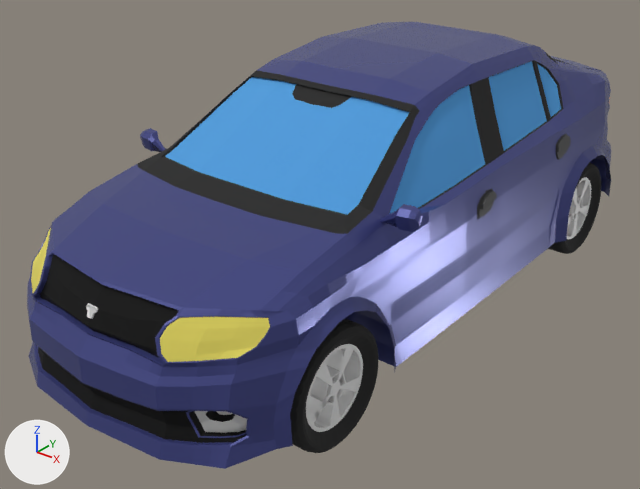
One commit to the glTF model auto/Logan2_2017.glb: the scene before it, then after it.
Both versions are drawn from a camera (50 mm lens) standing at (3.86, -2.54, 3.62) and looking at (-0.2, 2.53, 0.48). Every picture has the same lights, and +X, +Y and +Z are marked at lower left. The first picture is the older version. Where no turn or scale is listed for an object, it has been applied to the vertices.

In view in the first picture: 'Body', 'Front Left Wheel', 'Rear Left Wheel'.
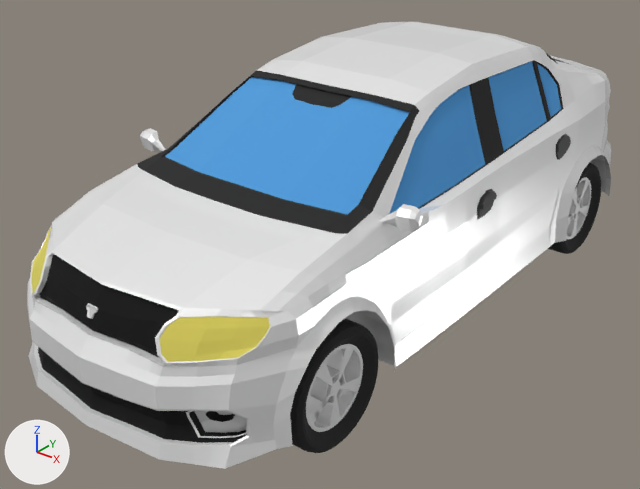
Patch to the scene script:
```diff
--- a/auto/Logan2_2017.glb.py
+++ b/auto/Logan2_2017.glb.py
@@ mat_body_paint @@
 mat_body_paint = principled_material('Body Paint')
-mat_body_paint.base_color = (0.0631, 0.0725, 0.255)  # blue #474c8a
+mat_body_paint.base_color = (1.0, 1.0, 1.0)  # white #ffffff
 mat_body_paint.metallic = 0.4
```

What differs and where, as boxes [x1, y1, x2, y2] in the pictures (640 x 489 px):
'Body', recoloured (blue to white): [27, 22, 611, 469] in both
